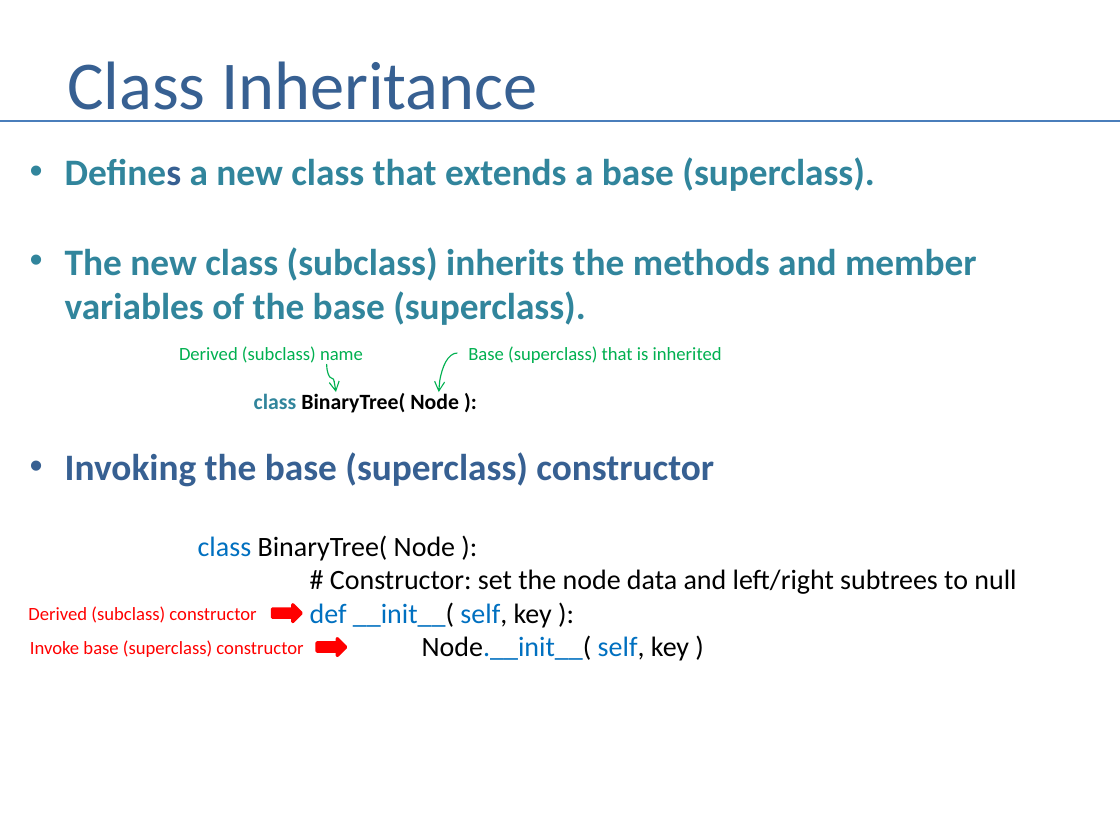
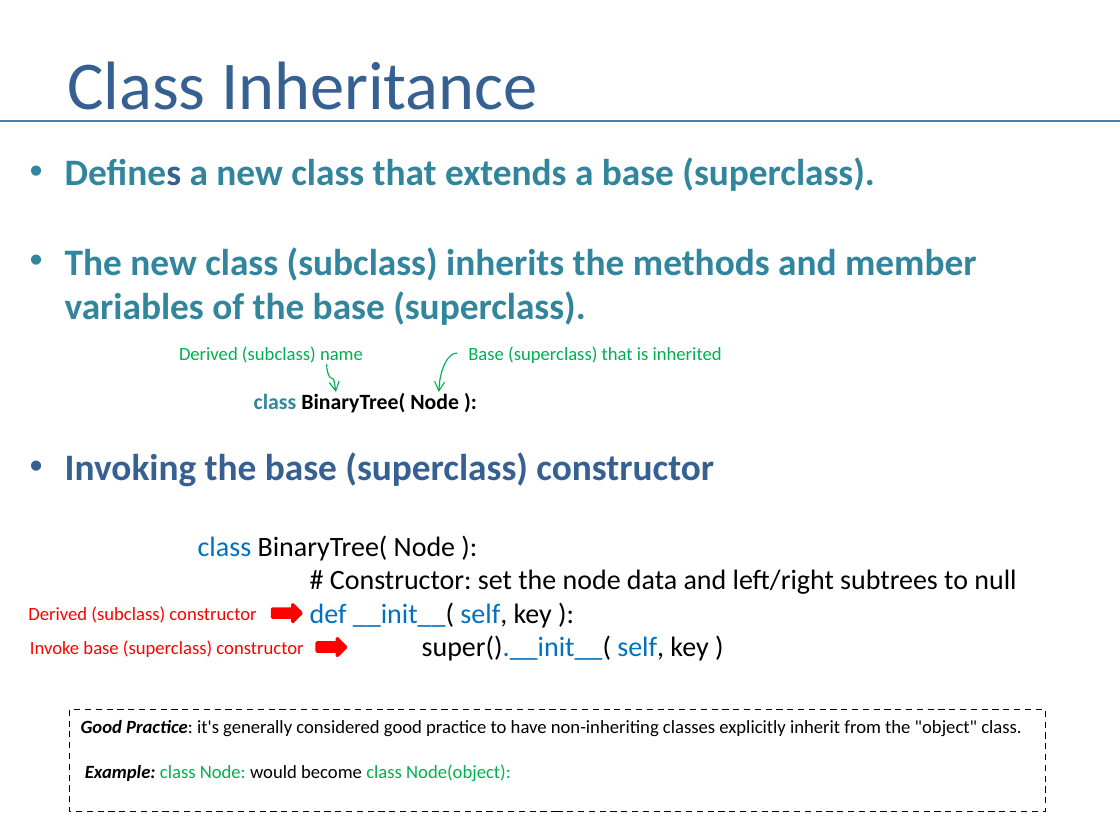
Before and after one commit to andrewferlitsch/Portland-Data-Science-Group, a slide deck: slide 7 of Presentations/Python - OOP.pptx. Drawn at 1120x840 pixels with LibreOffice and Linux fonts; fonts in the diff are those of the drawing. Boxes give left, top, right and bottom in pixels: in the first picture for what was removed or moved away, otherwise in the second. Text is boxed around its words. In the diff, an @@ line names an element or a change of style, - is before the commit and + after.

```diff
--- a/Presentations/Python - OOP.pptx
+++ b/Presentations/Python - OOP.pptx
@@ text at [422, 635, 708, 661]: text changed; text colour #0070C0 to #000000 @@
-Node.__init__( self, key )
+super().__init__( self, key )
@@ rectangle added at [69, 710, 1045, 812], outline #000000 1 pt dashed, 12 pt, text #000000 @@
+Good Practice: it's generally considered good practice to have non-inheriting classes explicitly inherit from the "object" class.
+Example: class Node: would become class Node(object):
```
Also in this commit, not shown: 1 other slide changed, 1 other file.
